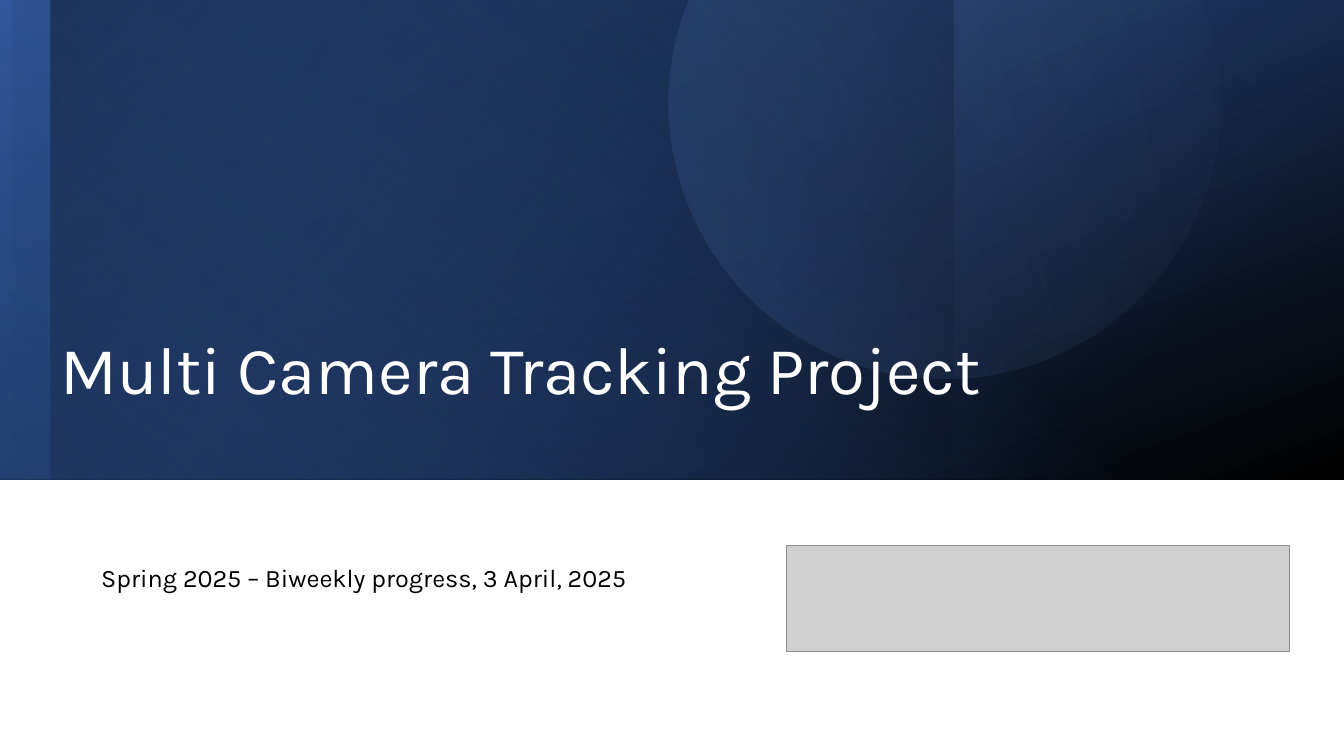
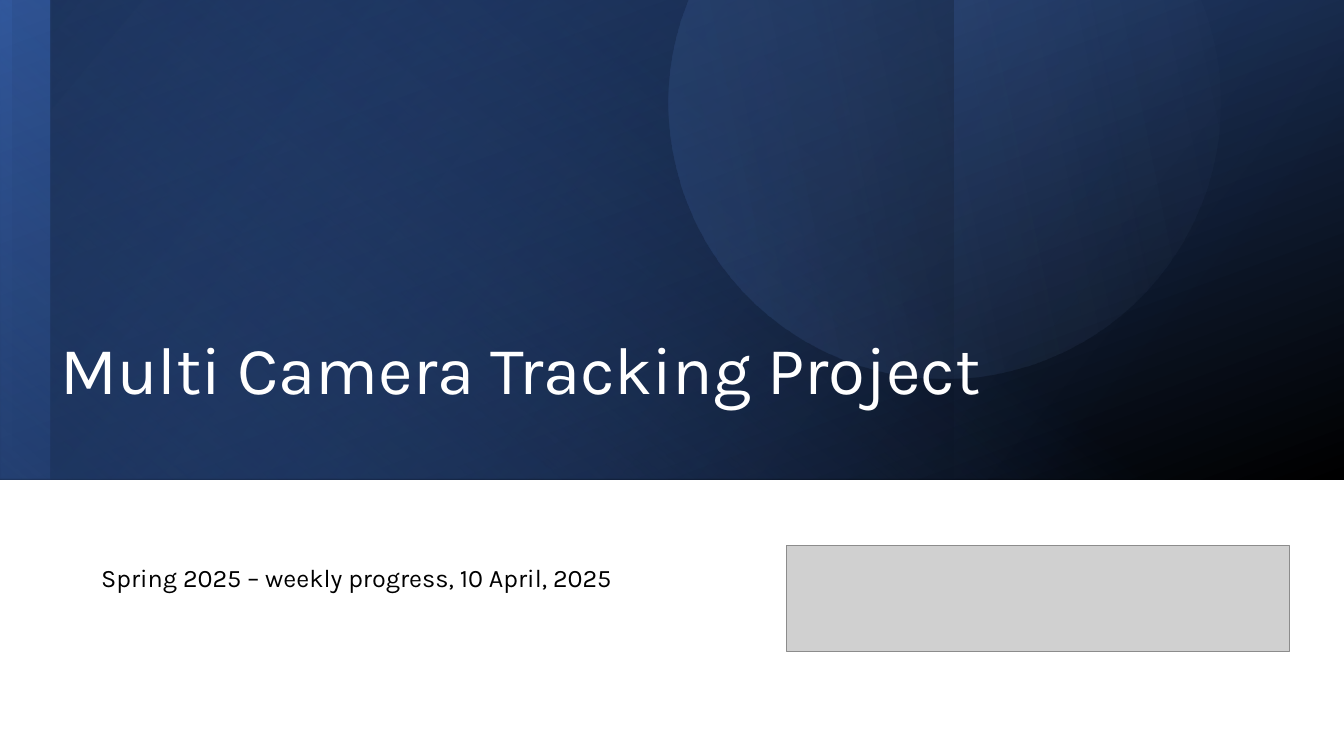
Before and after one commit to ManishGovind/transfer, a slide deck: slide 1 of Temp.pptx. Drawn at 1344x756 pixels with LibreOffice and Linux fonts; fonts in the diff are those of the drawing; grey boxes stand for pictures. Boxes give left, top, right and bottom in pixels: in the first picture for what was removed or moved away, otherwise in the second. Text is boxed around its words. In the diff, an @@ line names an element or a change of style, - is before the commit and + after.

```diff
--- a/Temp.pptx
+++ b/Temp.pptx
@@ text at [101, 569, 611, 594]: text changed @@
-Spring 2025 – Biweekly progress, 3 April, 2025
+Spring 2025 – weekly progress, 10 April, 2025
```
Also in this commit, not shown: 8 other slides changed, 8 slides added, 6 slides removed.
